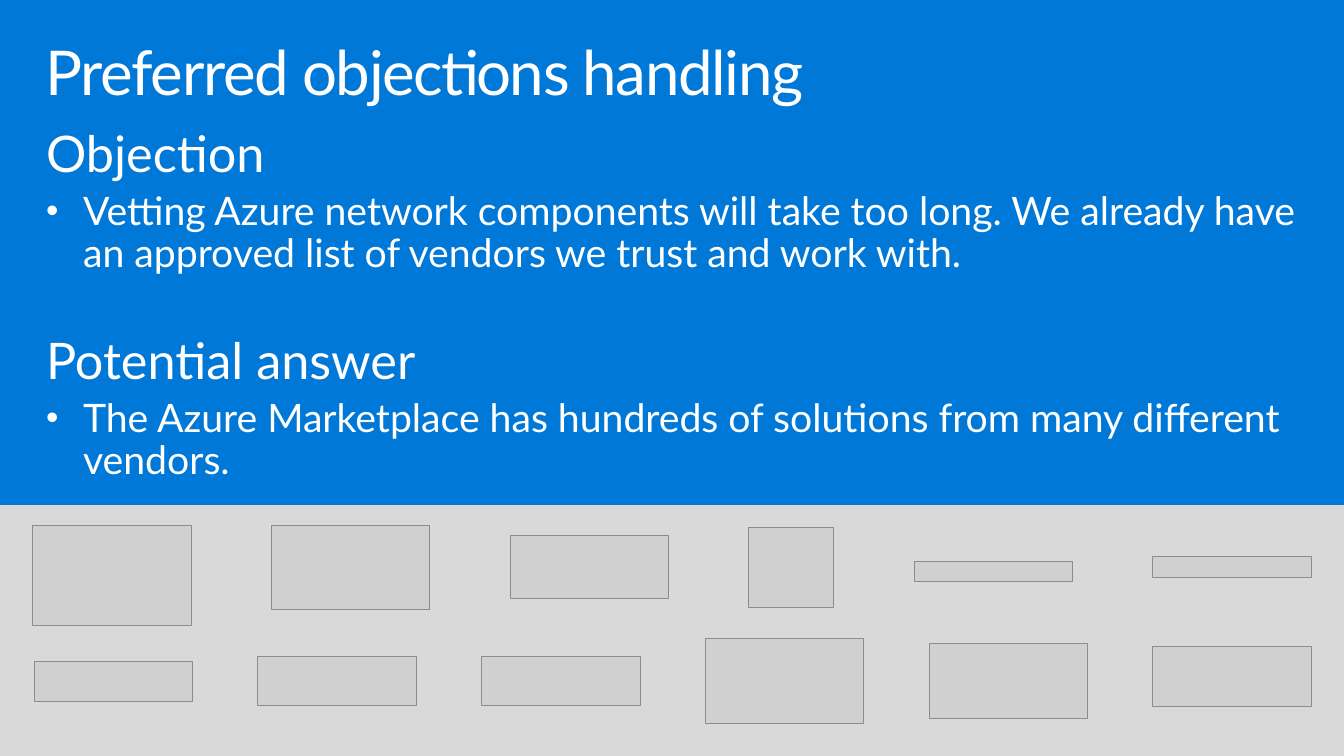
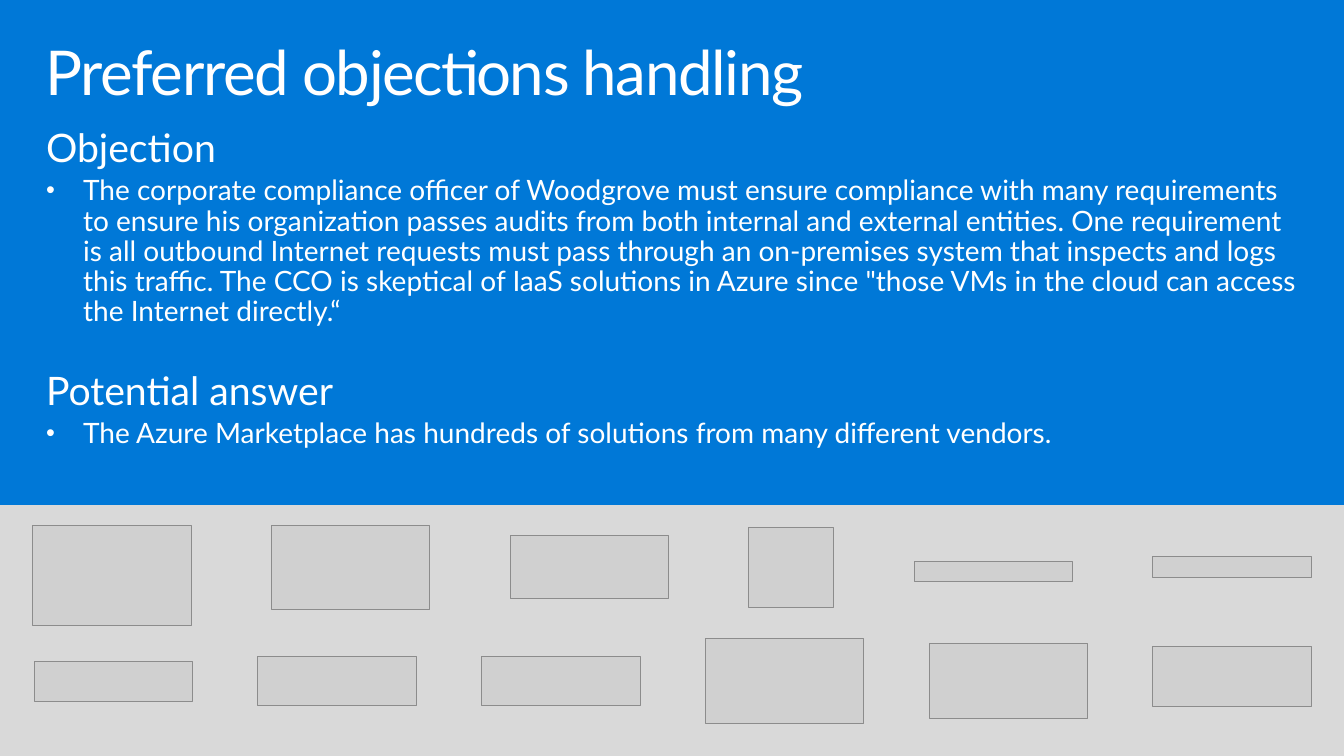
Before and after one commit to yashmadan123/MCW-Enterprise-class-networking, a slide deck: slide 35 of Whiteboard design session/Whiteboard design session trainer presentation - Enterprise-class networking in Azure.pptx. Drawn at 1344x756 pixels with LibreOffice and Linux fonts; fonts in the diff are those of the drawing; grey boxes stand for pictures. Boxes give left, top, right and bottom in pixels: in the first picture for what was removed or moved away, otherwise in the second. Text is boxed around its words. In the diff, an @@ line names an element or a change of style, - is before the commit and + after.

```diff
--- a/Whiteboard design session/Whiteboard design session trainer presentation - Enterprise-class networking in Azure.pptx
+++ b/Whiteboard design session/Whiteboard design session trainer presentation - Enterprise-class networking in Azure.pptx
@@ text at (46, 133, 1051, 448): size 36 to 28 pt in "Objection", "Potential answer"; size 28 to 20 pt in "The Azure Marketplace has hundreds of solutions ..."; less space between paragraphs @@
@@ text at (83, 179, 1295, 326): text changed; size 28 to 20 pt @@
-• Vetting Azure network components will take too long. We already have an approved list of vendors we trust and work with.
+• The corporate compliance officer of Woodgrove must ensure compliance with many requirements to ensure his organization passes audits from both internal and external entities. One requirement is all outbound Internet requests must pass through an on-premises system that inspects and logs this traffic. The CCO is skeptical of IaaS solutions in Azure since "those VMs in the cloud can access the Internet directly.“
```
Also in this commit, not shown: 8 other slides changed, 8 other files.
